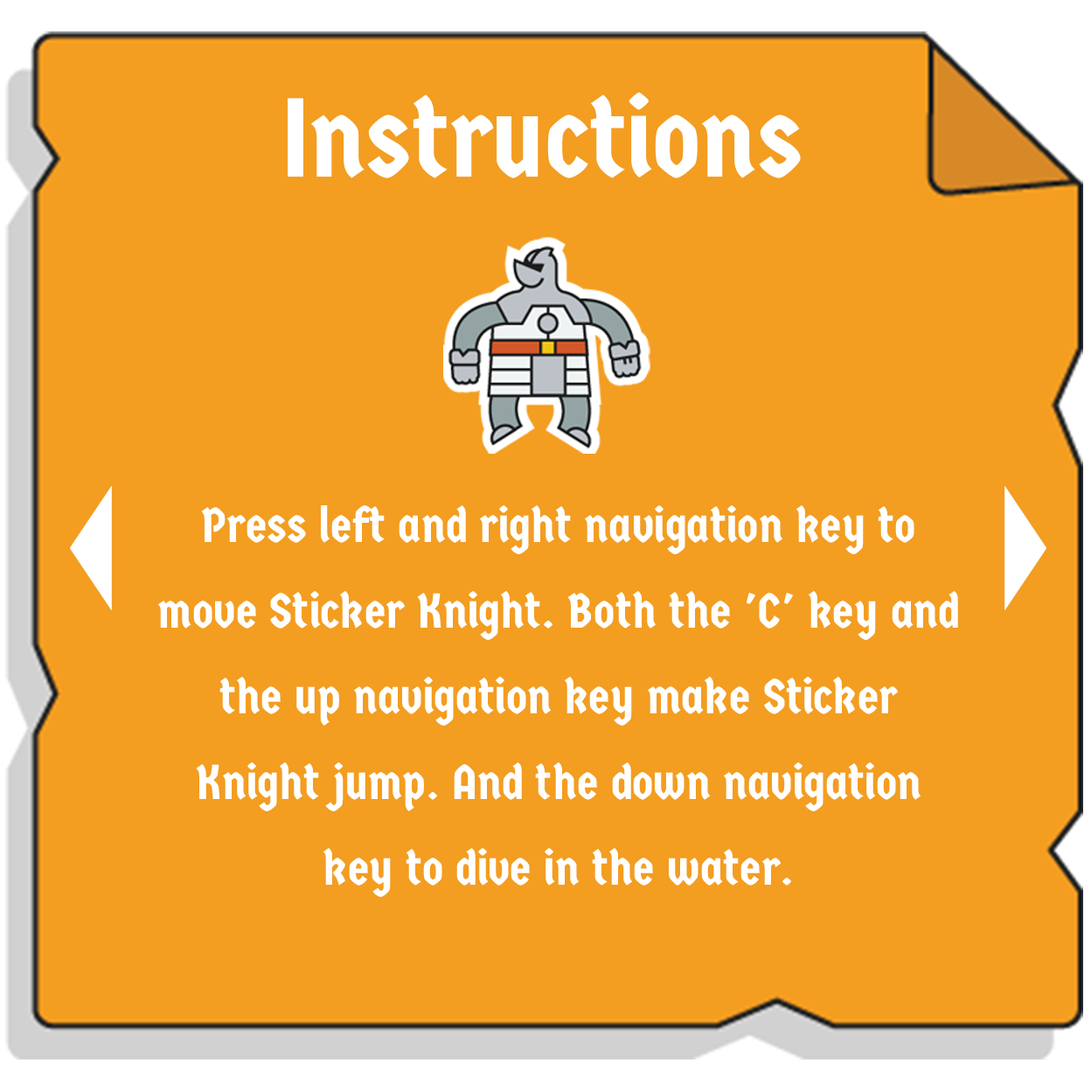
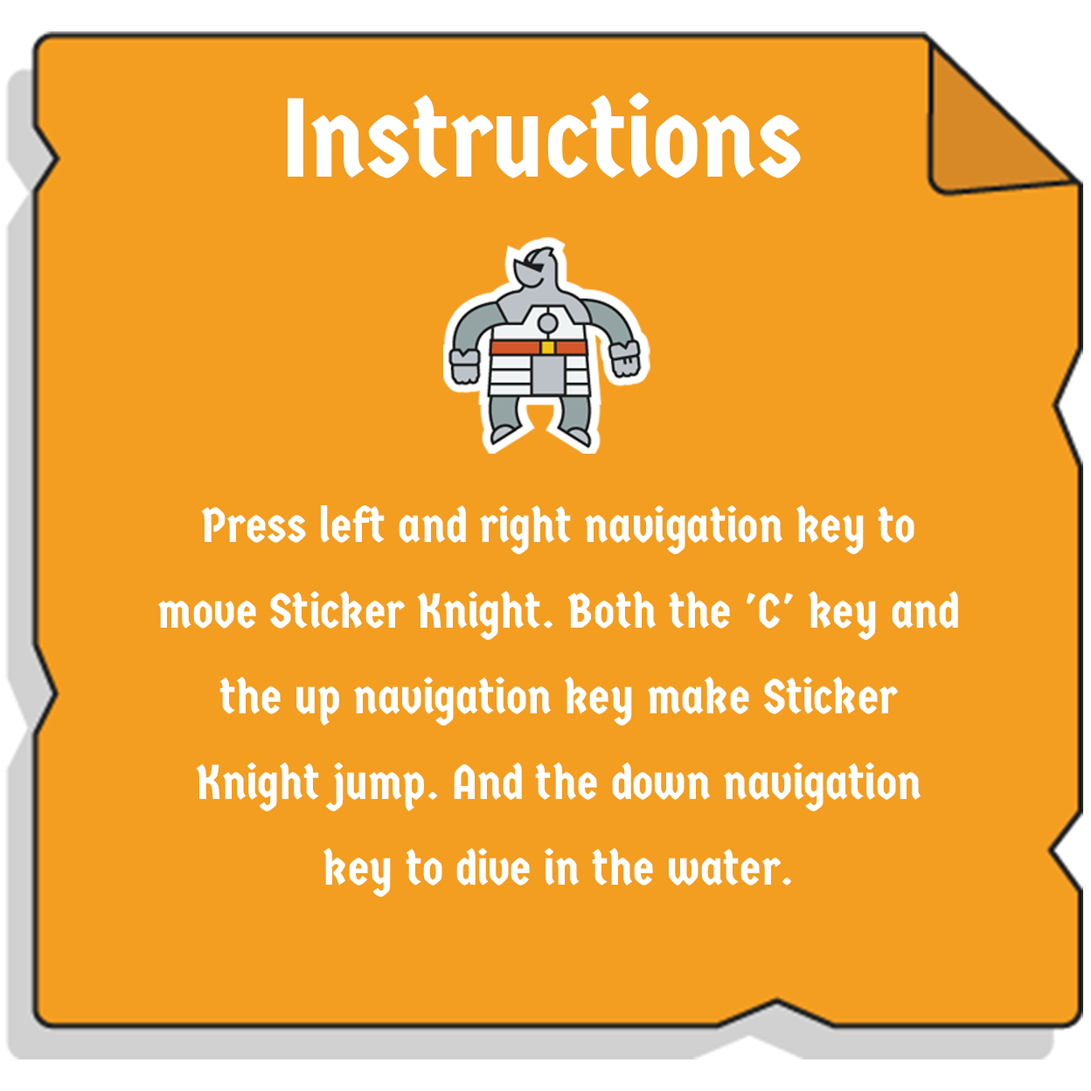
Two versions of the same layered image (w=1091, h=1091). Layer-by-layer changes:
hid "图层 4" over [69, 486, 112, 611]
hid "图层 3" over [1004, 486, 1047, 611]
